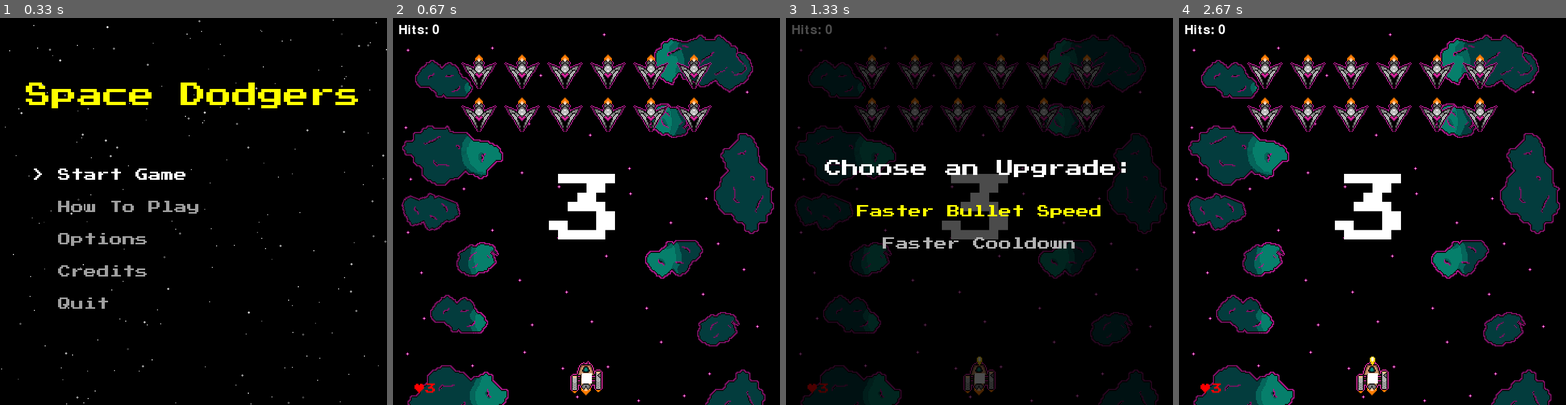
Above: before the commit, frames 1-4 (left to right).
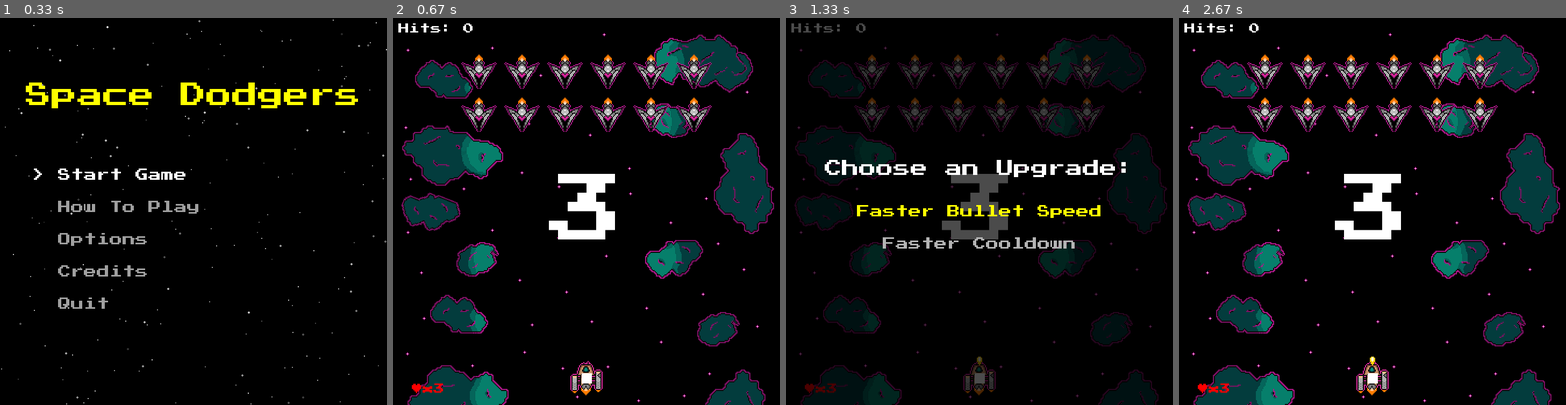
Above: after the commit, the same moments.

Repository: software-engineering-game/pygame-game
Game: pygame game, started from main.py
The game is run twice, just before and just after one commit, with the same random seed, the same clock (stepped at 60 frames per second) and the same inputs.
Inputs:
- Up to frame 1 (0.33 s): no input
- Up to frame 2 (0.67 s): tap Enter at 0.33 s
- Up to frame 3 (1.33 s): tap Space at 0.67 s; tap T at 1 s
- Up to frame 4 (2.67 s): hold Up 1.33-1.8 s; tap Space at 1.4, 1.7, 2.23, 2.57 s; tap T at 1.83 s; hold Down 2.17-2.47 s

Frame 1 is identical in both runs. In frame 2, 0.3% of the frame differs, in the area x 1-21%, y 1-97%; in frame 3, 0.3%; in frame 4, 0.3%.

Commit message:
Update Bullet class attempting to improve performance

Diff:
--- a/level_data.json
+++ b/level_data.json
@@ -1,6 +1,5 @@
 {
    "test_level": {
-      "level_num":     666,
       "bg_img":        "background_test.png",
       "waves": [
          {
@@ -21,7 +20,6 @@
    },
 
    "first_level": {
-      "level_num": 1,
       "bg_img":    "background_asteroids.png",
       "waves": [
          {
@@ -35,7 +33,6 @@
    },
 
    "second_level": {
-      "level_num": 3,
       "bg_img":    "background_test.png",
       "waves": [
          {
@@ -56,7 +53,6 @@
    },
 
    "swarm_level": {
-      "level_num": 2,
       "bg_img":    "background_asteroids.png",
       "waves": [
          {
--- a/states/entities.py
+++ b/states/entities.py
@@ -1,7 +1,6 @@
 import pygame
 import random
 import math
-from states.utils import load_spritesheet
 from states import settings
 
 # Class for menu star effect
@@ -51,9 +50,19 @@
     def update(self):
         pass
 
-class Bullet(Game_Entity):
+class Bullet(pygame.sprite.Sprite):
     def __init__(self, frames, speed, start_pos, direct):
-        super().__init__(frames, speed, start_pos)
+        super().__init__()
+        # Sprite Loading
+        self.image = pygame.image.load("assets/" + frames).convert()
+        self.image.set_colorkey((160, 200, 152))
+
+        # Bounding Box
+        self.rect = self.image.get_rect(center=start_pos)
+        # Hitbox
+        self.hitbox = self.rect.scale_by(1)
+
+        self.speed = speed
 
         self.x_direct = direct[0] # Should be set to 0, 1, or -1
         self.y_direct = direct[1] # Should be set to 0, 1, or -1
@@ -124,11 +133,7 @@
     def shoot(self, bullet_group):
         # Spawns the bullet and adds it to bullet group
         player_bullet = Bullet(
-            frames=load_spritesheet(
-                sheet_name="basic_bullet.png",
-                frame_width=10,
-                frame_height=16
-            ),
+            frames="basic_bullet.png",
             speed=settings.BULLET_SPEED,
             start_pos=(self.rect.centerx, self.rect.top),
             direct=(0, -1)
@@ -154,7 +159,7 @@
 # Basic Enemy type
 class Basic_Enemy(Game_Entity):
     def __init__(self, frames, start_pos):
-        super().__init__(frames, speed=settings.basic_enemy_spd, start_pos=start_pos)
+        super().__init__(frames=frames, speed=settings.basic_enemy_spd, start_pos=start_pos)
 
         # Hitbox
         self.hitbox = self.rect.scale_by(0.4)
@@ -166,19 +171,13 @@
         # how often direction changes
         self.change_timer = random.uniform(1.0, 3.0)
 
-
-
         # Shooting cooldown tracking
         self.shoot_cooldown = random.uniform(1.0, 5.0)
         self.can_shoot = False
 
     def shoot(self, bullet_group):
         enemy_bullet = Bullet(
-            frames=load_spritesheet(
-                sheet_name="basic_bullet.png",
-                frame_width=10,
-                frame_height=16
-            ),
+            frames="basic_bullet.png",
             speed=settings.BULLET_SPEED,
             start_pos=(self.rect.centerx, self.rect.bottom),
             direct=(0, 1)
--- a/states/game_state.py
+++ b/states/game_state.py
@@ -1,6 +1,5 @@
 import pygame
 import os
-import random
 from states import settings
 from states import utils
 from states.base_state import State
@@ -47,31 +46,6 @@
             enemy_ships=self.enemy_ships,
             temp_type=entities.Basic_Enemy
         )
-        # num_enemies = 10
-        # columns = num_enemies
-
-        # spacing_x = app.width // columns
-
-        # for i in range(num_enemies):
-        #     # base position in column
-        #     x = i * spacing_x + spacing_x // 2
-
-        #     # add small randomness so it's not perfectly aligned
-        #     x += random.randint(-20, 20)
-
-        #     # spawn in top 1/4
-        #     y = random.randint(0, app.height // 4)
-
-        #     enemy = entities.Basic_Enemy(
-        #         frames=utils.load_spritesheet(
-        #             sheet_name="enemy_basic.png",
-        #             frame_width=utils.FRAME_SIZE,
-        #             frame_height=utils.FRAME_SIZE
-        #         ),
-        #         start_pos=(x, y)
-        #     )
-
-        #     self.enemy_ships.add(enemy)
 
         # Spawning Player
         player_speed = 5
@@ -198,9 +172,11 @@
         self.ally_bullets.draw(screen)
         self.enemy_bullets.draw(screen)
 
+        font_file = os.path.join(asset_folder, "fonts/PressStart2P-vaV7.ttf")
+
         # Draws Text for Readiness Countdown
         if self.countdown_active:
-            font = pygame.font.Font("assets/fonts/PressStart2P-vaV7.ttf", 140)
+            font = pygame.font.Font(font_file, 140)
             count = int(self.countdown) + 1  # makes it show 3,2,1
 
             if count > 0:
@@ -216,10 +192,11 @@
         pygame.draw.rect(screen, (255,255,255), self.player.hitbox)
 
         # Draw hit counter
-        font = pygame.font.Font(None, 36)
+        font = pygame.font.Font(font_file, 20)
         counter_text = font.render(f"Hits: {self.enemy_hit_count}", True, (255, 255, 255))
         screen.blit(counter_text, (10, 10))
-        font = pygame.font.Font("assets/fonts/PressStart2P-vaV7.ttf", 20)
-
-        heart = font.render("♥" + str(self.lives), True, (255, 0, 0))
-        screen.blit(heart, (10 + 30, screen.get_height() - 40))
+
+        #Draws Lives Counter
+        font = pygame.font.Font(font_file, 20)
+        heart = font.render("♥x" + str(self.lives), True, (255, 0, 0))
+        screen.blit(heart, (35, screen.get_height() - 40))
--- a/states/utils.py
+++ b/states/utils.py
@@ -80,12 +80,10 @@
     # Loads the background image named in level_data into a pygame image
     bg_image = pygame.image.load(os.path.join(asset_folder, level["bg_img"]))
 
-    #needs to parse enemy types from level_data somehow
-
     # Spawns enemy waves
     # Loops for however many waves there are
     for wav_index in range(len(level["waves"])):
-
+        #needs to parse enemy types from level_data somehow
 
         spawn_enemy_wave(
             enemy_type=temp_type,
